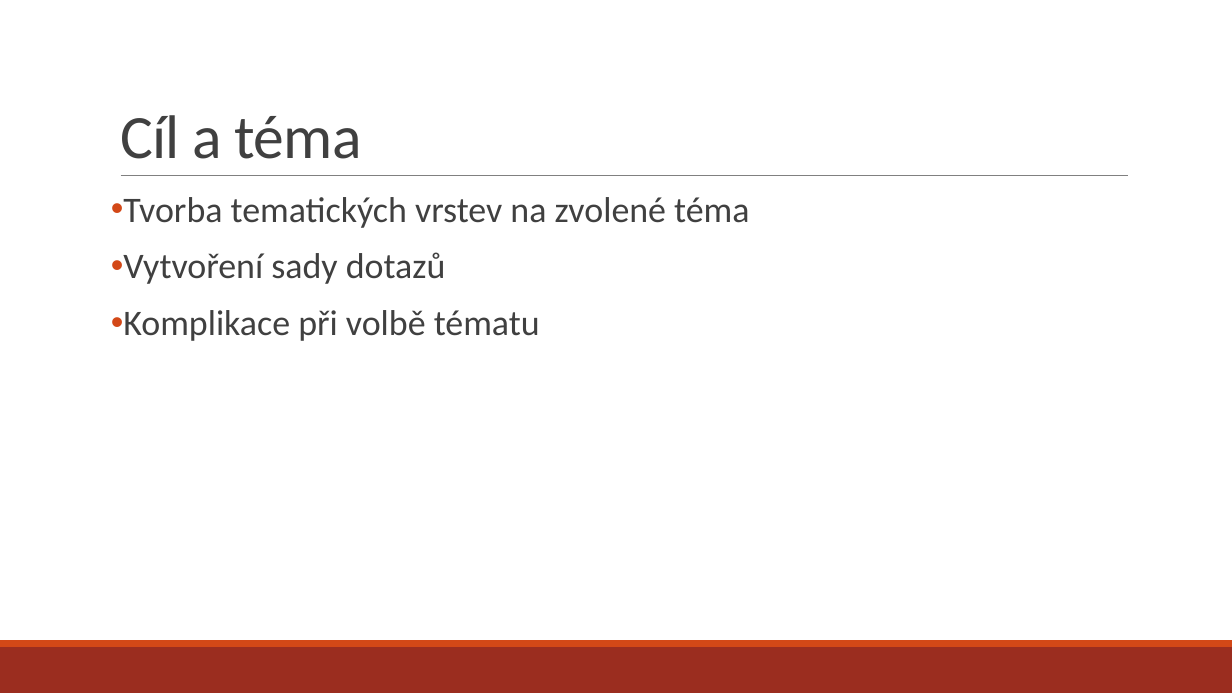
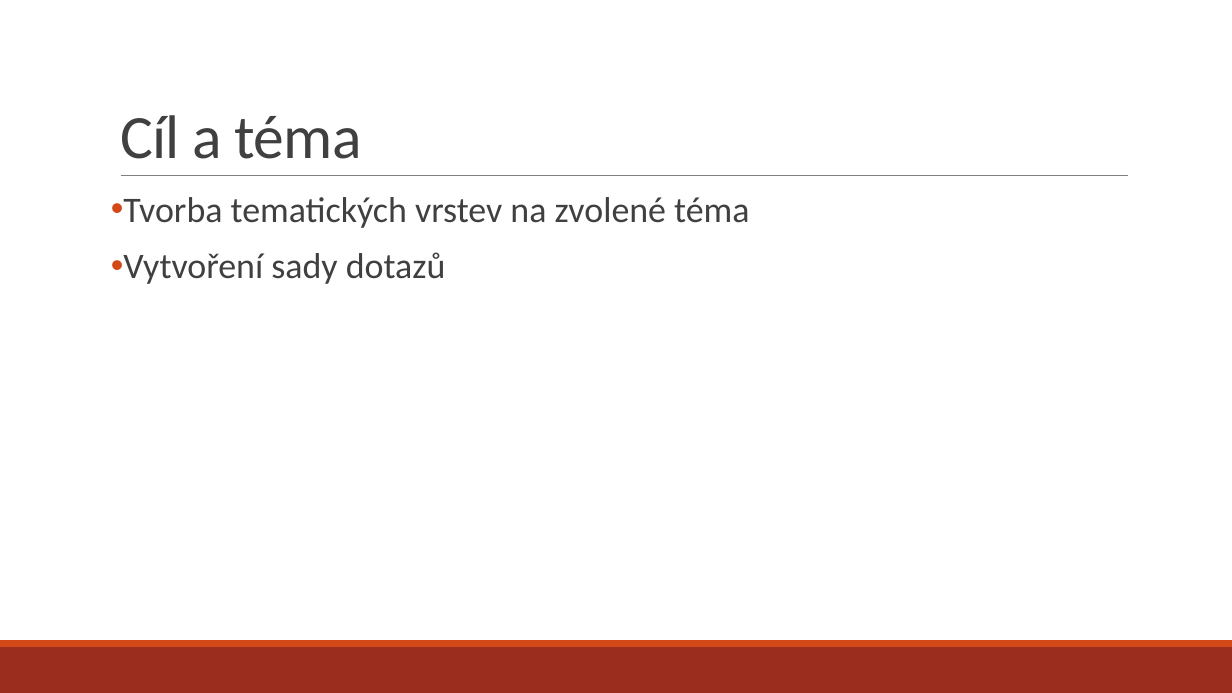
Before and after one commit to pikorcik/uzpd, a slide deck: slide 2 of prezentace.pptx. Drawn at 1232x693 pixels with LibreOffice and Linux fonts; fonts in the diff are those of the drawing. Boxes give left, top, right and bottom in pixels: in the first picture for what was removed or moved away, otherwise in the second. Text is boxed around its words. In the diff, an @@ line names an element or a change of style, - is before the commit and + after.

```diff
--- a/prezentace.pptx
+++ b/prezentace.pptx
@@ text at <box>123,310,540,341</box>: paragraph removed @@
-• Komplikace při volbě tématu
```
Also in this commit, not shown: 2 other slides changed.
